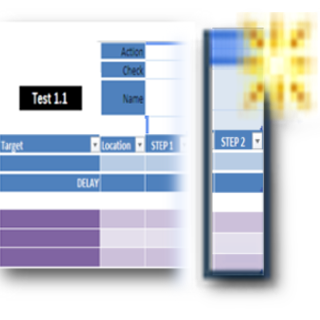
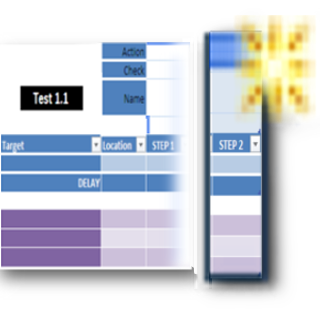
Layer changes from the first 320×320 image to the second:
painted on "Calque Copié" over [188,12,319,297]
removed layer "séparation" over [159,14,229,295]
painted on "Test" over [0,40,193,270]
"Drop Shadow": opacity 71% → 61%, painted on it over [0,14,225,295]
hid "Arrière-plan" over [0,12,319,297]
